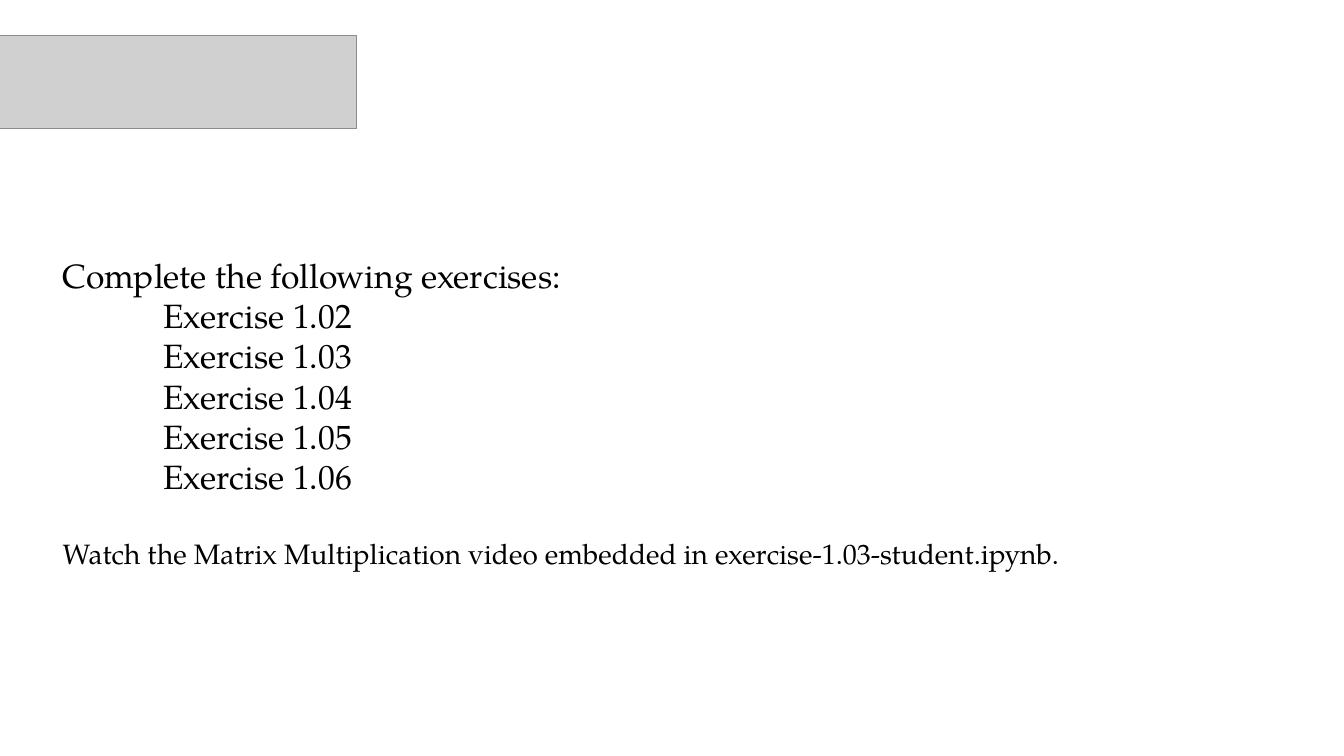
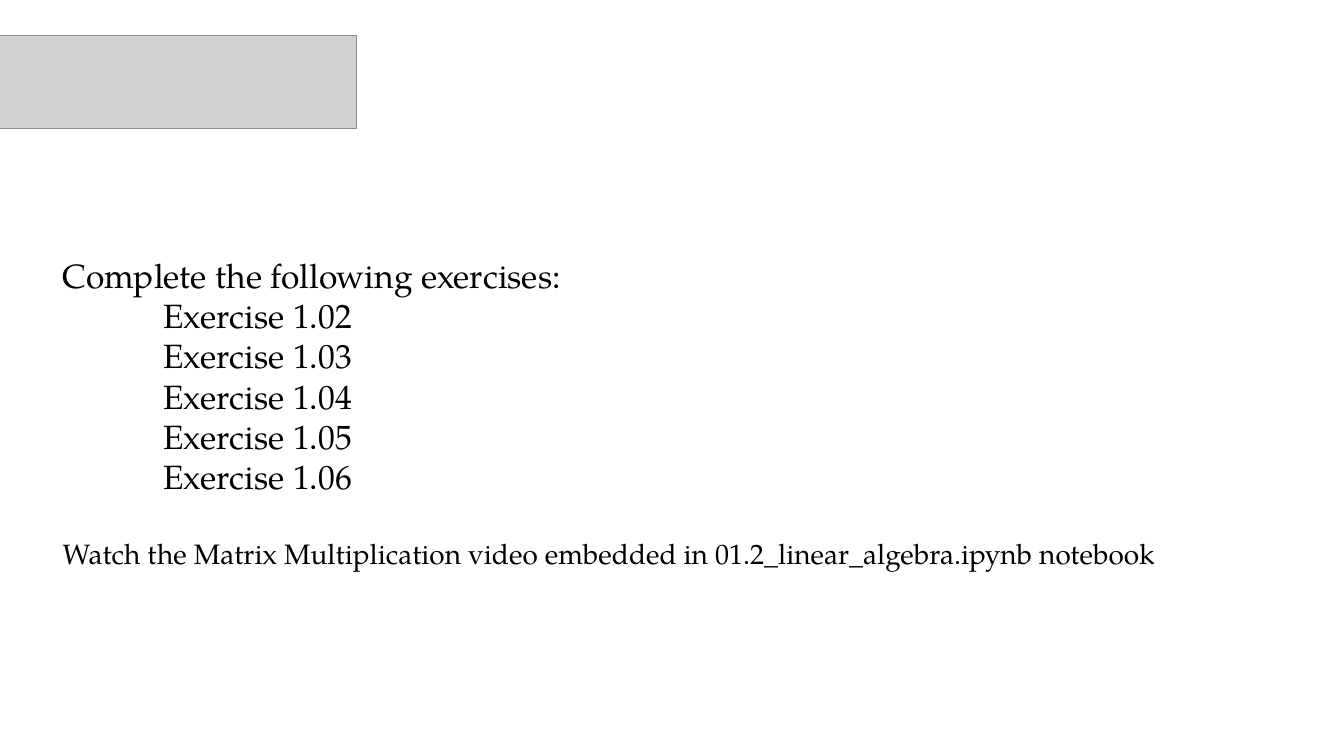
Before and after one commit to PracticumAI/deep_learning, a slide deck: slide 18 of presentations/01_deep_learn_intro.pptx (slide 15 before the commit). Drawn at 1344x756 pixels with LibreOffice and Linux fonts; fonts in the diff are those of the drawing; grey boxes stand for pictures. Boxes give left, top, right and bottom in pixels: in the first picture for what was removed or moved away, otherwise in the second. Text is boxed around its words. In the diff, an @@ line names an element or a change of style, - is before the commit and + after.

```diff
--- a/presentations/01_deep_learn_intro.pptx
+++ b/presentations/01_deep_learn_intro.pptx
@@ text at bbox=[63, 543, 1154, 572]: text changed @@
-Watch the Matrix Multiplication video embedded in exercise-1.03-student.ipynb.
+Watch the Matrix Multiplication video embedded in 01.2_linear_algebra.ipynb notebook
```
Also in this commit, not shown: 3 other slides changed, 8 slides added, 5 slides removed.
